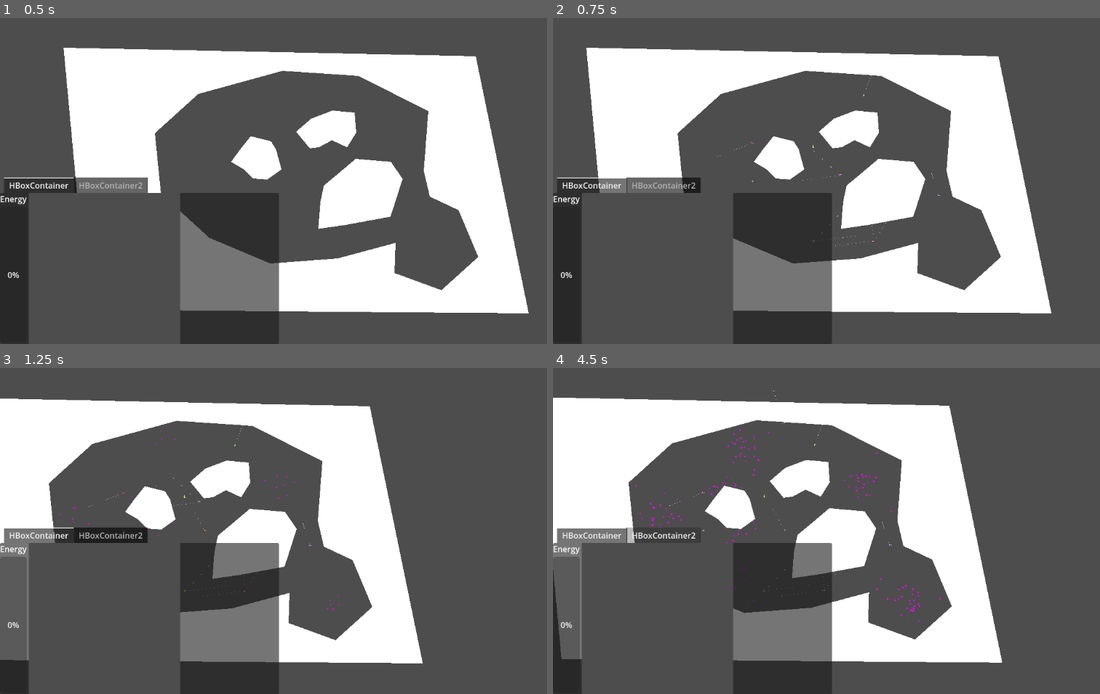
Above: before the commit, frames 1-4 (two rows, left to right).
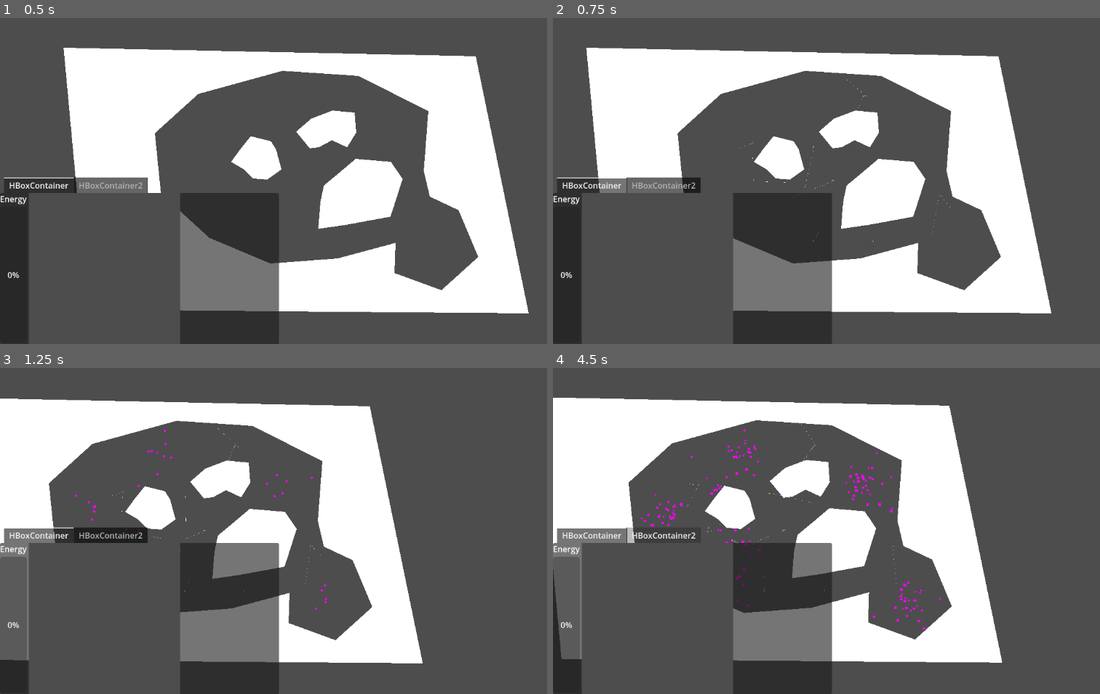
Above: after the commit, the same moments.

Repository: 06gusmog/EVOLUTIONATOR-4000
Game: Godot game, scene res://Misc/world.tscn
The game is run twice, just before and just after one commit, with the same random seed, the same clock (stepped at 60 frames per second) and the same inputs.
Inputs (mouse positions are in pixels of both pictures, inside the frame that each line leads up to):
- Up to frame 1 (0.5 s): no input
- Up to frame 2 (0.75 s): tap Enter at 0.5 s; move the mouse to (968, 164) at 0.52 s; hold Right (right) from 0.53 s (still down); click (968, 164) at 0.6 s
- Up to frame 3 (1.25 s): keep holding Right (right)
- Up to frame 4 (4.5 s): move the mouse to (799, 592) at 1.27 s; release Right (right) at 1.28 s; hold Down (down) 1.28-2.03 s; tap P (test input) at 1.35, 4.35 s; move the mouse to (667, 387) at 2.02 s; hold Right (right) 2.03-2.78 s; tap Shift (zoom_in) at 2.1 s; move the mouse to (618, 377) at 2.77 s; hold Up (up) 2.78-3.53 s; tap Ctrl (zoom_out) at 2.85 s; move the mouse to (673, 436) at 3.52 s; hold Left (left) from 3.53 s (still down); click (673, 436) at 3.6 s; move the mouse to (667, 531) at 4.27 s

Frame 1 is identical in both runs. In frame 2, less than 0.1% of the frame differs, in the area x 30-73%, y 17-71%; in frame 3, 0.2%; in frame 4, 0.6%, in the area x 15-71%, y 6-81%.
Error before the commit: Attempt to call function 'store_line' in base 'null instance' on a null instance. (res://Misc/SimulationHandler.gd:169)
Error after the commit: Attempt to call function 'store_line' in base 'null instance' on a null instance. (res://Misc/SimulationHandler.gd:168)

Commit message:
Armor cell and (partial) energy rework
Added armor cell, and revamped the energy system to depend on what kinds of cells are in the creature. Not updated for food drops on death (since that might cause conflict with your update)

Diff:
--- /dev/null
+++ b/Godot/Cell Types/Scenes/armor_cell.tscn
@@ -0,0 +1,12 @@
+[gd_scene load_steps=4 format=3 uid="uid://ctv7ofyjdy2dx"]
+
+[ext_resource type="Shape2D" uid="uid://v66p2r8ukumf" path="res://Standards/cell_shape.tres" id="1_vpxns"]
+[ext_resource type="Script" path="res://Cell Types/Scripts/ArmorCell.gd" id="2_21s4b"]
+[ext_resource type="Texture2D" uid="uid://be6tg6lcyhdvt" path="res://Misc/visuals/1_white_pixel.png" id="3_el5lo"]
+
+[node name="ArmorCell" type="CollisionShape2D"]
+shape = ExtResource("1_vpxns")
+script = ExtResource("2_21s4b")
+
+[node name="Sprite2D" type="Sprite2D" parent="."]
+texture = ExtResource("3_el5lo")
--- a/Godot/Cell Types/Scenes/eye_cell.tscn
+++ b/Godot/Cell Types/Scenes/eye_cell.tscn
@@ -9,6 +9,7 @@
 script = ExtResource("2_x5267")
 
 [node name="RayCast2D" type="RayCast2D" parent="."]
+collision_mask = 7
 collide_with_areas = true
 
 [node name="Line2D" type="Line2D" parent="."]
--- a/Godot/Cell Types/Scenes/hearing_cell.tscn
+++ b/Godot/Cell Types/Scenes/hearing_cell.tscn
@@ -15,7 +15,7 @@
 
 [node name="Area2D" type="Area2D" parent="."]
 scale = Vector2(0.1, 0.1)
-collision_mask = 4
+collision_mask = 2
 monitorable = false
 
 [node name="CollisionShape2D" type="CollisionShape2D" parent="Area2D"]
--- a/Godot/Cell Types/Scenes/smelling_cell.tscn
+++ b/Godot/Cell Types/Scenes/smelling_cell.tscn
@@ -15,7 +15,7 @@
 
 [node name="Area2D" type="Area2D" parent="."]
 scale = Vector2(0.1, 0.1)
-collision_mask = 2
+collision_mask = 4
 monitorable = false
 
 [node name="CollisionShape2D" type="CollisionShape2D" parent="Area2D"]
--- /dev/null
+++ b/Godot/Cell Types/Scripts/ArmorCell.gd
@@ -0,0 +1,4 @@
+extends Cell
+
+func _interpret_special_sauce(_special_sauce):
+	tags.append('Inedible')
--- a/Godot/Cell Types/Scripts/EyeCell.gd
+++ b/Godot/Cell Types/Scripts/EyeCell.gd
@@ -17,8 +17,6 @@
 	if ray_cast_2d.is_colliding():
 		var collision_point = ray_cast_2d.get_collision_point()
 		var collision_distance = to_local(collision_point).distance_to(Vector2(0,0))
-		#print("Max Distance: {0}, Collision Distance: {1}".format([distance, collision_distance]))
-		#NOTE: Now detects siblings, bug or feature?
 		output = (distance - collision_distance) / distance
 	else:
 		output = -1
--- a/Godot/Cell Types/Scripts/HearingCell.gd
+++ b/Godot/Cell Types/Scripts/HearingCell.gd
@@ -26,4 +26,4 @@
 		var collision_distance = sqrt(min_dist2)
 		if collision_distance > distance:
 			collision_distance = distance
-		output = (distance - collision_distance) /distance
+		output = (distance - collision_distance) / distance
--- a/Godot/Cell Types/Scripts/MoveCell.gd
+++ b/Godot/Cell Types/Scripts/MoveCell.gd
@@ -8,11 +8,11 @@
 func _interpret_special_sauce(special_sauce):
 	var sauce_values = get_from_sauce(special_sauce, ["angle", "weight"])
 	angle = sauce_values[0]
-	strength = sauce_values[1] * movement_tweak
+	strength = (sauce_values[1] + 1) * movement_tweak
 	sprite_2d_2.rotation = angle - PI/2
 	tags.append('Input')
 
 func _act(input, delta):
 	var direction = Vector2(cos(angle + get_parent().rotation), sin(angle + get_parent().rotation))
-	get_parent().apply_impulse(direction * 4 * strength * input * delta, position.rotated(get_parent().rotation))
+	get_parent().apply_force(direction * 4 * strength * input * delta, position.rotated(get_parent().rotation))
 	sprite_2d_2.scale.y = strength * input / (movement_tweak * 9)
--- a/Godot/Cell Types/Scripts/RotationCell.gd
+++ b/Godot/Cell Types/Scripts/RotationCell.gd
@@ -9,4 +9,4 @@
 	output = 0
 
 func _act(input, delta):
-	get_parent().apply_torque_impulse(input * weight * delta)
+	get_parent().apply_torque(input * weight * delta)
--- a/Godot/Misc/Creature.gd
+++ b/Godot/Misc/Creature.gd
@@ -7,6 +7,7 @@
 var user_interface
 var bounding_sphere_size : float
 var creatureID : String
+var per_frame_energy_consumption: float
 
 var cell_weight = GlobalSettings.cell_weight
 
@@ -59,24 +60,25 @@
 		Vector2(1,-1) * box_side_length + center_of_mass
 		]
 	line_2d.visible = false
-
-	energy = GlobalSettings.energy_starting_PC * len(cells)
+	for cellID in cells:
+		var cell = cells[cellID]
+		per_frame_energy_consumption += cell.energy_consumption
+	energy = GlobalSettings.starting_energy * per_frame_energy_consumption
 
 	get_parent().get_node('FoodSpawnPoints').get_node('FoodSpawnTimer').timeout.connect(reproduce_time)
 # Called every frame. 'delta' is the elapsed time since the previous frame.
 func _process(delta):
 	clear_killing_queue()
 	line_2d.global_rotation = 0.0 # boxD
-
-	var frame_energy_consumption = 0.0
 	for cellID in cells:
 		var cell = cells[cellID]
 		cell.update_output()
+	per_frame_energy_consumption = 0
 	for cellID in cells:
 		var cell = cells[cellID]
 		cell.read_and_act(delta)
-		frame_energy_consumption += cell.energy_consumption
-	energy -= frame_energy_consumption * delta
+		per_frame_energy_consumption += cell.energy_consumption
+	energy -= per_frame_energy_consumption * delta * GlobalSettings.metabolism_modifier
 	if energy <= 0:
 		die()
 #	if energy >= required_energy:
@@ -97,7 +99,7 @@
 	return save_dict
 
 func reproduce_time():
-	if energy >= GlobalSettings.energy_required_to_reproduce_PC * len(cells):
+	if energy >= GlobalSettings.reproduction_energy_requirement * per_frame_energy_consumption:
 		mitosis.emit(self)
 
 func _on_body_shape_entered(_body_rid, body, body_shape_index, local_shape_index):
--- a/Godot/Misc/FoodObject.gd
+++ b/Godot/Misc/FoodObject.gd
@@ -42,8 +42,8 @@
 		var energy_to_eat = eat_food(local_shape_index)
 		#print(energy_to_eat)
 		body.energy += energy_to_eat
-		if body.energy > len(body.cells) * GlobalSettings.energy_cap_PC:
-			body.energy = len(body.cells) * GlobalSettings.energy_cap_PC
+		if body.energy > body.per_frame_energy_consumption * GlobalSettings.energy_cap:
+			body.energy = body.per_frame_energy_consumption * GlobalSettings.energy_cap
 	else:
 		#print('Food in the wall')
 		eat_food(local_shape_index)
--- a/Godot/Misc/SimulationHandler.gd
+++ b/Godot/Misc/SimulationHandler.gd
@@ -13,7 +13,6 @@
 @onready var food_spawn_nodes = get_node("FoodSpawnPoints").get_children()
 
 # Math functions
-
 func _ready():
 	food_spawn_nodes.pop_at(-1)
 
@@ -30,7 +29,7 @@
 	return Vector2(rng.randi() % diameter - diameter/2 + offset[0], rng.randi() % diameter - diameter/2 + offset[1])
 
 func spawn_food(food_spawn_node):
-	var energy = rng.randi() % 50 + 100
+	var energy = rng.randi() % 100 + 150
 	var proposed_position = [0,0]
 	for x in range(15):
 		proposed_position = get_random_position(food_spawn_node)
@@ -139,7 +138,7 @@
 		create_creature(new_DNA, creature.position + Vector2(0, creature.bounding_sphere_size * 3), creature.creatureID)
 	else:
 		create_creature(new_DNA, creature.position + -creature.linear_velocity.normalized() * creature.bounding_sphere_size * 3, creature.creatureID)
-	creature.energy -= GlobalSettings.energy_required_to_reproduce_PC * len(creature.cells)
+	creature.energy /= 2
 
 #This code is stolen from https://docs.godotengine.org/en/stable/tutorials/io/saving_games.html,
 #if any problems occur please consult the source
@@ -182,7 +181,6 @@
 		elif len(overlapping_bodies) == 1 and food_object in overlapping_bodies:
 			create_creature(generate_random_DNA(GlobalSettings.creature_spawn_size), spawn.position)
 
-
 func _on_auto_save_timer_timeout():
 	print("Autosave")
 	save_game()
--- a/Godot/Misc/creature.tscn
+++ b/Godot/Misc/creature.tscn
@@ -8,6 +8,7 @@
 
 [node name="Creature" type="RigidBody2D"]
 collision_layer = 2
+collision_mask = 7
 input_pickable = true
 physics_material_override = SubResource("PhysicsMaterial_cf5g3")
 contact_monitor = true
--- a/Godot/Misc/world.tscn
+++ b/Godot/Misc/world.tscn
@@ -137,6 +137,7 @@
 
 [node name="FoodObject" parent="." instance=ExtResource("2_8ygnx")]
 collision_layer = 4
+collision_mask = 7
 
 [node name="StaticBody2D" type="StaticBody2D" parent="."]
 physics_material_override = SubResource("PhysicsMaterial_06e6h")
--- a/Godot/Standards/Cell.gd
+++ b/Godot/Standards/Cell.gd
@@ -5,7 +5,7 @@
 var cellID : String
 var type : String
 var tags : Array # Eats, Uneatable, Output
-var energy_consumption = GlobalSettings.energy_consumption_PC
+var energy_consumption: float
 var connections : Array
 var calculated_input : float
 var output : float
@@ -45,10 +45,12 @@
 	cellID = ID
 	name = cellID
 	type = RNA['Type']
+	energy_consumption = GlobalSettings.cell_type_energy_consumption[type]
 	connections = RNA['Connections']
 	position = RNA['Position']
 	shape = load("res://Standards/cell_shape.tres")
 	_interpret_special_sauce(RNA['Special Sauce'])
+	get_node("Sprite2D").self_modulate = GlobalSettings.color_sheet[type]
 
 func remove_connections(cellIDs : Array):
 	var temporary_array = []
--- a/Godot/Standards/global_settings.gd
+++ b/Godot/Standards/global_settings.gd
@@ -12,6 +12,25 @@
 var energy_dropped_max = 75.0
 var energy_consumption_PC = 0.2
 
+#Numbers pulled straight from my butt, feel free to change.
+var cell_type_energy_consumption = {
+	'eating_cell.tscn':0.3,
+	'eye_cell.tscn':0.4,
+	'move_cell.tscn':0.3,
+	'neuron_cell.tscn':0.5,
+	'rotation_cell.tscn':0.2,
+	'hearing_cell.tscn':0.2,
+	'smelling_cell.tscn':0.2,
+	'armor_cell.tscn':0.1
+}
+#Factor multiplied by per frame energy consumption
+#Numbers still out of my butt, feel free to change.
+var reproduction_energy_requirement = 150
+var starting_energy = 100
+var energy_cap = 200
+#Modifier that changes the speed at which energy is consumed
+var metabolism_modifier = 0.5
+
 # Energy
 var cell_weight = 1.0
 
@@ -21,7 +40,7 @@
 # Mutation
 var mutation_chance_multiplier = 1
 var mutation_chances = {
-	'remove_cell': 20,
+	'remove_cell': 15,
 	'new_cell': 10, #Likelihood is 1/x
 	'new_connection': 5,
 	'delete_connection': 5,
@@ -41,7 +60,9 @@
 	'move_cell.tscn':Color.BLUE,
 	'neuron_cell.tscn':Color.YELLOW,
 	'rotation_cell.tscn':Color.GREEN,
-	'hearing_cell.tscn':Color.AQUA
+	'hearing_cell.tscn':Color.AQUA,
+	'smelling_cell.tscn':Color.ORANGE,
+	'armor_cell.tscn':Color.DARK_GRAY
 	}
 
 #To create a new game, create a folder in %appdata%/Godot/app_userdata/[name of the project]/
Binary file changed: Godot/Lineage Tracking/Icons/test.png
